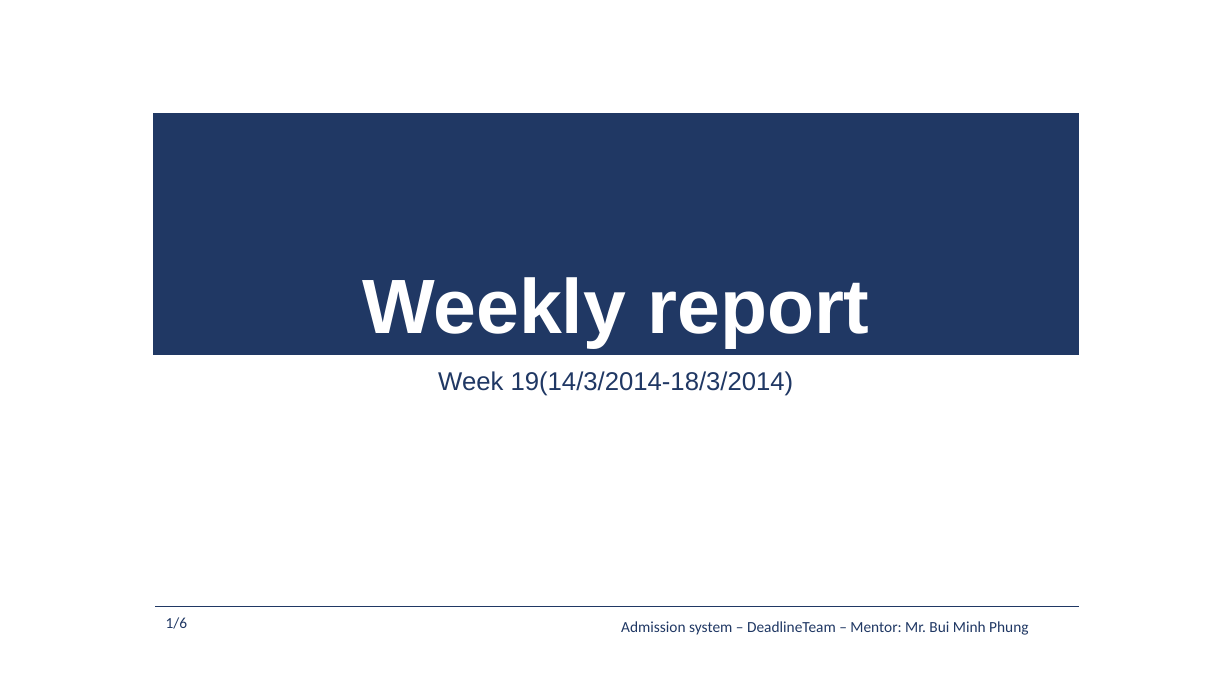
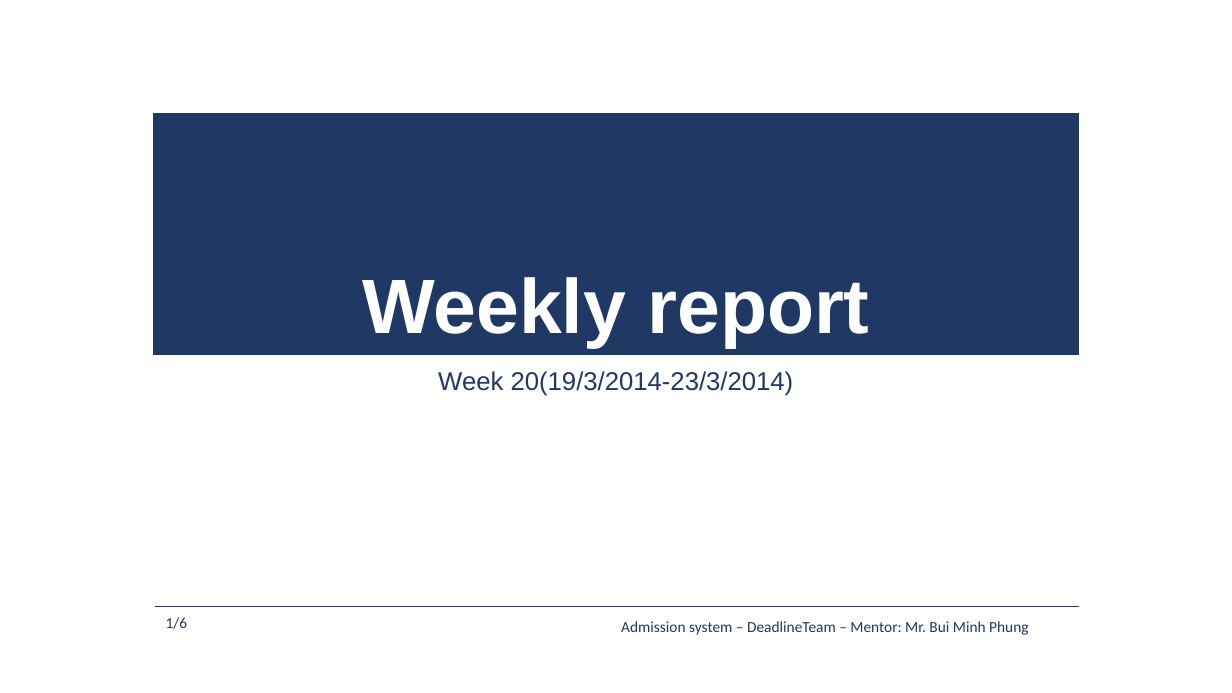
Before and after one commit to daotk/cap-deadline, a slide deck: slide 1 of 9. Presentation/AS_DeadlineTeam_Week20.pptx. Drawn at 1232x693 pixels with LibreOffice and Linux fonts; fonts in the diff are those of the drawing. Boxes give left, top, right and bottom in pixels: in the first picture for what was removed or moved away, otherwise in the second. Text is boxed around its words. In the diff, an @@ line names an element or a change of style, - is before the commit and + after.

```diff
--- a/9. Presentation/AS_DeadlineTeam_Week20.pptx
+++ b/9. Presentation/AS_DeadlineTeam_Week20.pptx
@@ subtitle at <box>438,371,794,396</box>: text changed @@
-Week 19(14/3/2014-18/3/2014)
+Week 20(19/3/2014-23/3/2014)
```
Also in this commit, not shown: 7 other files.
